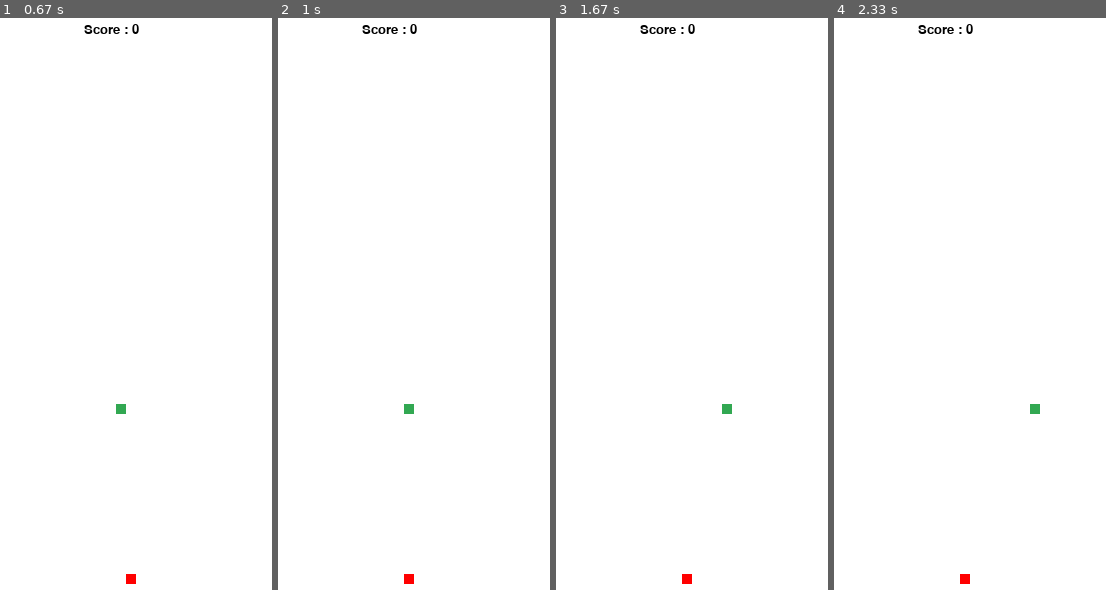
Above: before the commit, frames 1-4 (left to right).
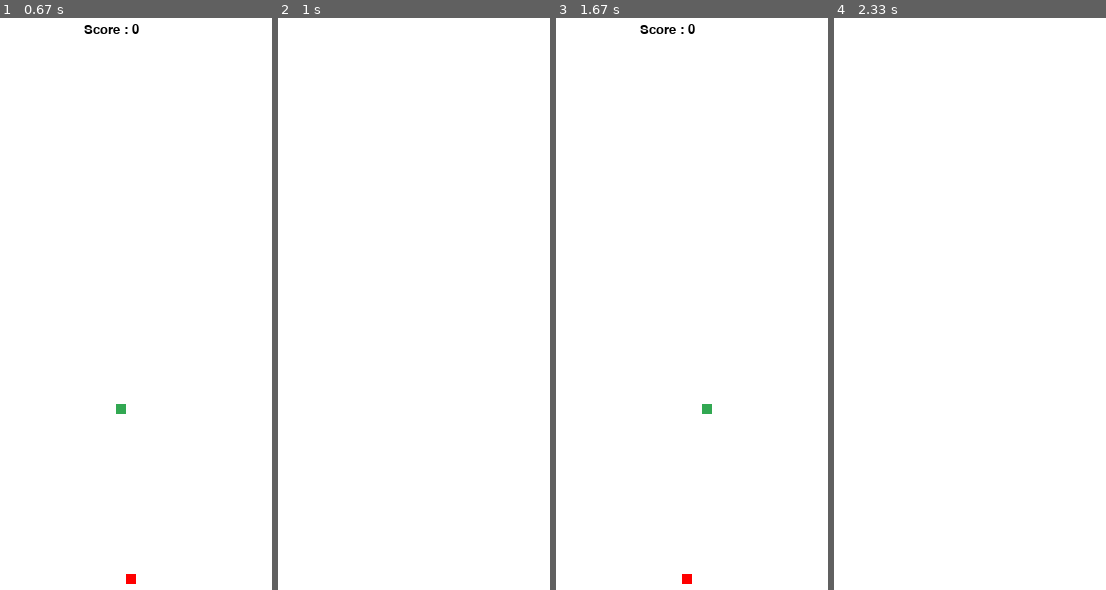
Above: after the commit, the same moments.

Repository: mcastre1/pygame
Game: pygame game, started from snake_game/main.py
Same seed, same stepped clock (60 frames per second), same inputs: the game is played once before the commit and once after it.
Inputs (mouse positions are in pixels of both pictures, inside the frame that each line leads up to):
- Up to frame 1 (0.67 s): click "Play" at 0.38 s
- Up to frame 2 (1 s): hold P from 0.67 s (still down); hold Right from 0.67 s (still down); move the mouse to (367, 447) at 0.7 s
- Up to frame 3 (1.67 s): release P at 1.13 s; release Right at 1.13 s; hold P 1.17-1.63 s; hold Right 1.17-1.63 s; move the mouse to (670, 464) at 1.2 s
- Up to frame 4 (2.33 s): tap P at 1.67 s

Frame 1 is identical in both runs. In frame 2, 0.3% of the frame differs, in the area x 30-52%, y 1-99%; in frame 3, 0.1%; in frame 4, 0.3%.

Commit message:
Pressing the p key will now pause the game.

Diff:
--- a/snake_game/gameState.py
+++ b/snake_game/gameState.py
@@ -38,6 +38,8 @@
             self.play()
         elif self.state == 'intro':
             self.intro_state()
+        elif self.state == 'pause':
+            self.pause_state()
 
     def play_init(self):
         # Add sprites to groups
@@ -55,6 +57,13 @@
             if event.type == pygame.QUIT:
                 pygame.quit()
                 sys.exit()
+
+            if event.type == pygame.KEYDOWN:
+                keys = pygame.key.get_pressed()
+                if keys[pygame.K_p]:
+                    print('pause')
+                    self.state = 'pause'
+
             if event.type == pygame.KEYDOWN:
                 keys = pygame.key.get_pressed()
                 if keys[pygame.K_DOWN]:
@@ -146,6 +155,19 @@
         print(f" New timer speed : {self.timer_speed}")
         pygame.time.set_timer(self.update_head, self.timer_speed)
 
+    def pause_state(self):
+        for event in pygame.event.get():
+            if event.type == pygame.QUIT:
+                pygame.quit()
+                sys.exit()
+
+            if event.type == pygame.KEYDOWN:
+                keys = pygame.key.get_pressed()
+                if keys[pygame.K_p]:
+                    self.state = 'play'
+
+        self.screen.fill(WHITE)
+
 
     def intro_state(self):
         for event in pygame.event.get():
--- a/snake_game/sprites/head.py
+++ b/snake_game/sprites/head.py
@@ -1,5 +1,6 @@
 import pygame
 from settings import *
+import random
 
 class Head(pygame.sprite.Sprite):
     def __init__(self, pos_x, pos_y):
@@ -11,8 +12,12 @@
         self.rect.center = (pos_x, pos_y)
         self.image.fill(GREEN)
         self.speed = SNAKE_SPEED
-        self.direction = 'Right'
+        self.direction = self.random_direction()
         self.score = 0
+
+    def random_direction(self):
+        directions = ['Right', 'Left', 'Up', 'Down']
+        return random.choice(directions)
 
     def update(self):
         if self.direction == 'Right':
